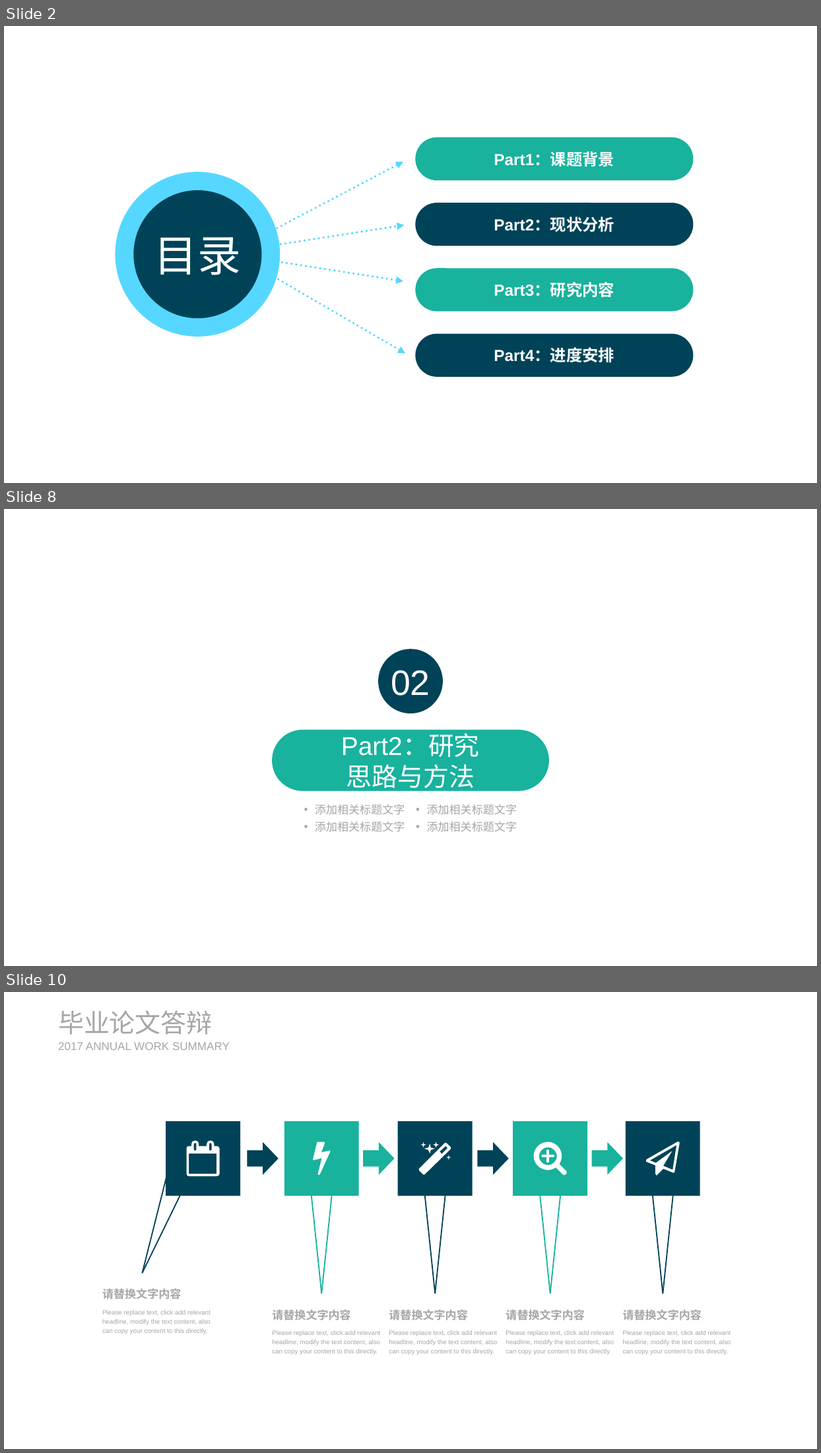
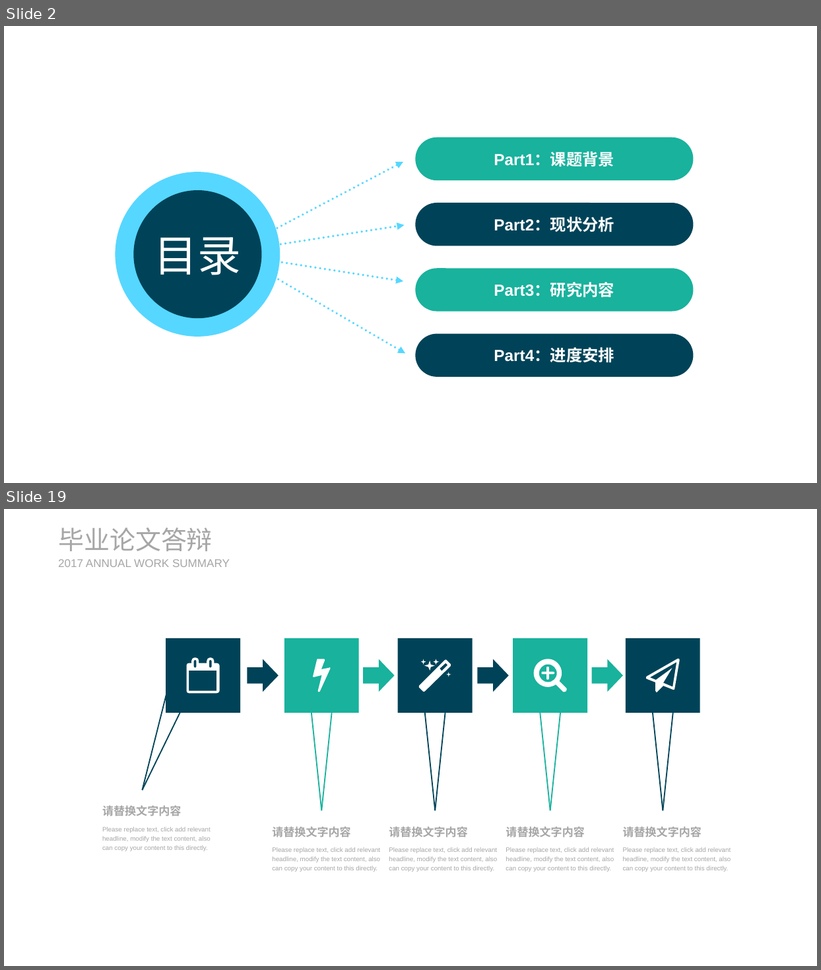
Before and after one commit to yybysj/bysj, a slide deck: Requirement/毕业设计相关规定及规范/毕设开题答辩PPT.pptx. Shown one above the other, each under a label of ours: slides 2, 8 and 10 before the commit, slides 2 and 19 after it; the slides between them are not shown. The pictures are 821x1453 and 821x970 pixels, drawn with LibreOffice and Linux fonts; fonts in the diff are those of the drawing. Boxes give left, top, right and bottom in pixels: in the first picture for what was removed or moved away, otherwise in the second. Text is boxed around its words. In the diff, an @@ line names an element or a change of style, - is before the commit and + after.

Commit message:
添加开题PPT

```diff
--- a/Requirement/毕业设计相关规定及规范/毕设开题答辩PPT.pptx
+++ b/Requirement/毕业设计相关规定及规范/毕设开题答辩PPT.pptx
@@ slide 8 removed at bbox=[4, 509, 817, 966], background #FFFFFF @@
@@ ellipse removed at bbox=[378, 649, 443, 714] @@
-02
@@ rounded rectangle removed at bbox=[273, 730, 549, 791] @@
@@ free removed at bbox=[330, 729, 490, 791] @@
-Part2：研究思路与方法
@@ text removed at bbox=[315, 805, 405, 815] @@
-  • 添加相关标题文字
@@ text removed at bbox=[427, 805, 517, 815] @@
-  • 添加相关标题文字
@@ text removed at bbox=[315, 822, 405, 832] @@
-  • 添加相关标题文字
@@ text removed at bbox=[427, 822, 517, 832] @@
-  • 添加相关标题文字
@@ what was slide 10 is now slide 19 @@
```
Also in this commit, not shown: 2 slides changed, 13 slides added, 11 other slides removed, 2 other files.
